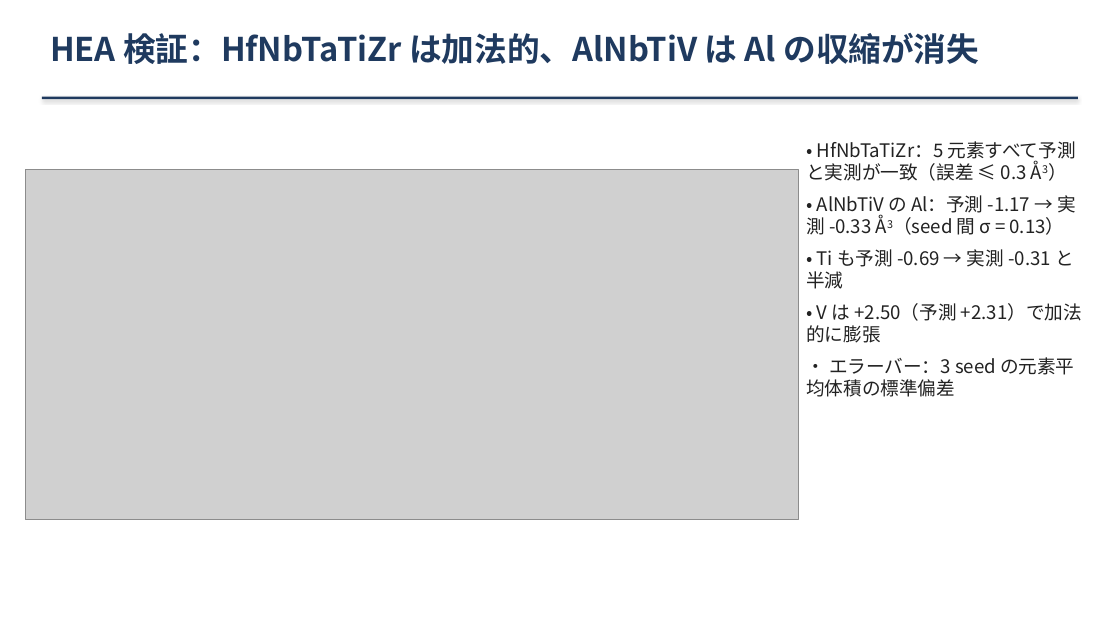
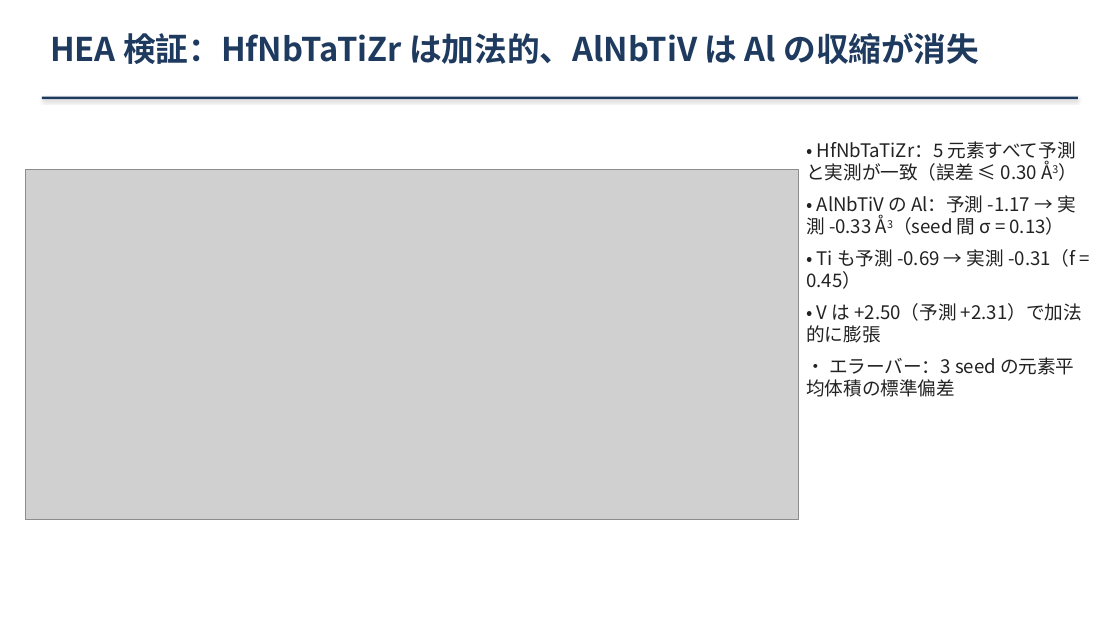
Before and after one commit to minimumtone/machine-learning, a slide deck: slide 8 of mlip_bader/slides/al_effect_bcc_hea.pptx. Drawn at 1120x630 pixels with LibreOffice and Linux fonts; fonts in the diff are those of the drawing; grey boxes stand for pictures. Boxes give left, top, right and bottom in pixels: in the first picture for what was removed or moved away, otherwise in the second. Text is boxed around its words. In the diff, an @@ line names an element or a change of style, - is before the commit and + after.

```diff
--- a/mlip_bader/slides/al_effect_bcc_hea.pptx
+++ b/mlip_bader/slides/al_effect_bcc_hea.pptx
@@ text at (806,141,1076,181): text changed @@
-• HfNbTaTiZr：5 元素すべて予測と実測が一致（誤差 ≤ 0.3 Å3）
+• HfNbTaTiZr：5 元素すべて予測と実測が一致（誤差 ≤ 0.30 Å3）
@@ text at (806,249,1075,289): text changed @@
-• Ti も予測 -0.69 → 実測 -0.31 と半減
+• Ti も予測 -0.69 → 実測 -0.31（f = 0.45）
```
Also in this commit, not shown: 4 other slides changed, 2 other files.
